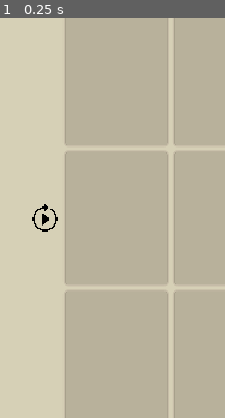
Above: before the commit, frame 1.
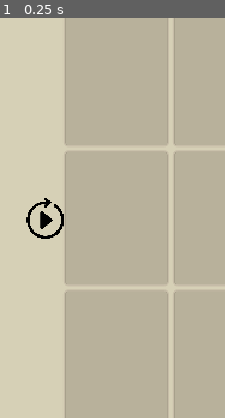
Above: after the commit, the same moment.

Repository: YLMstring/WuXiaCard
Game: Godot game, scene res://scenes/duel.tscn
Same seed, same stepped clock (60 frames per second), same inputs: the game is played once before the commit and once after it. This scene is started directly instead of the project's main scene.
Inputs:
- Up to frame 1 (0.25 s): no input
The pictures show only the part of the screen within x 0-50%, y 26-76%; the shares and areas given below are measured in that part.

The runs differ from the first frame. In frame 1, 0.6% of the frame differs, in the area x 11-29%, y 45-56%.

Commit message:
fix: separate replay icon from hit target

Diff:
--- a/scenes/duel.tscn
+++ b/scenes/duel.tscn
@@ -153,11 +153,18 @@
 offset_bottom = 44.0
 focus_mode = 0
 mouse_default_cursor_shape = 2
-icon = ExtResource("7_replay")
 flat = true
-icon_alignment = 1
-expand_icon = true
-icon_max_width = 55
+
+[node name="ReplayIcon" type="TextureRect" parent="DuelCanvas/ReplayButton"]
+layout_mode = 0
+offset_left = -5.5
+offset_top = -5.5
+offset_right = 49.5
+offset_bottom = 49.5
+mouse_filter = 2
+texture = ExtResource("7_replay")
+expand_mode = 1
+stretch_mode = 5
 
 [node name="ScoreOverlay" type="VBoxContainer" parent="DuelCanvas" unique_id=1691405603]
 layout_mode = 0
--- a/tests/test_duel_replay.gd
+++ b/tests/test_duel_replay.gd
@@ -32,11 +32,18 @@
 	duel.call("_layout_duel")
 
 	var replay_button := duel.get_node_or_null("DuelCanvas/ReplayButton") as Button
+	var replay_icon := duel.get_node_or_null("DuelCanvas/ReplayButton/ReplayIcon") as TextureRect
 	_check(replay_button != null, "Duel scene contains a replay button")
 	if replay_button != null:
 		_check(replay_button.flat and replay_button.text.is_empty(), "Replay control is icon-only and frame-free")
-		_check(replay_button.icon != null and replay_button.icon.resource_path == "res://inkpics/replay.png", "Replay control uses the supplied image")
+		_check(replay_button.icon == null, "Replay button leaves built-in icon rendering unused")
 		_check(replay_button.size.is_equal_approx(Vector2(44.0, 44.0)), "Replay touch target is 44 by 44")
+		_check(replay_icon != null, "Replay button owns a separate visual child")
+		if replay_icon != null:
+			_check(replay_icon.texture != null and replay_icon.texture.resource_path == "res://inkpics/replay.png", "Replay visual uses the supplied image")
+			_check(replay_icon.mouse_filter == Control.MOUSE_FILTER_IGNORE, "Replay visual cannot intercept button input")
+			_check(replay_icon.size.is_equal_approx(Vector2(55.0, 55.0)), "Replay visual is larger than its touch target")
+			_check(replay_icon.get_rect().get_center().is_equal_approx(replay_button.get_rect().size * 0.5), "Replay visual remains centered on the button")
 		var board := duel.get_node("DuelCanvas/BoardCenter/BoardGrid") as Control
 		_check(replay_button.position.x + replay_button.size.x <= board.position.x, "Replay control stays left of the board")
 		_check(absf(replay_button.get_rect().get_center().y - board.get_rect().get_center().y) < 1.0, "Replay control is vertically centered on the board")
